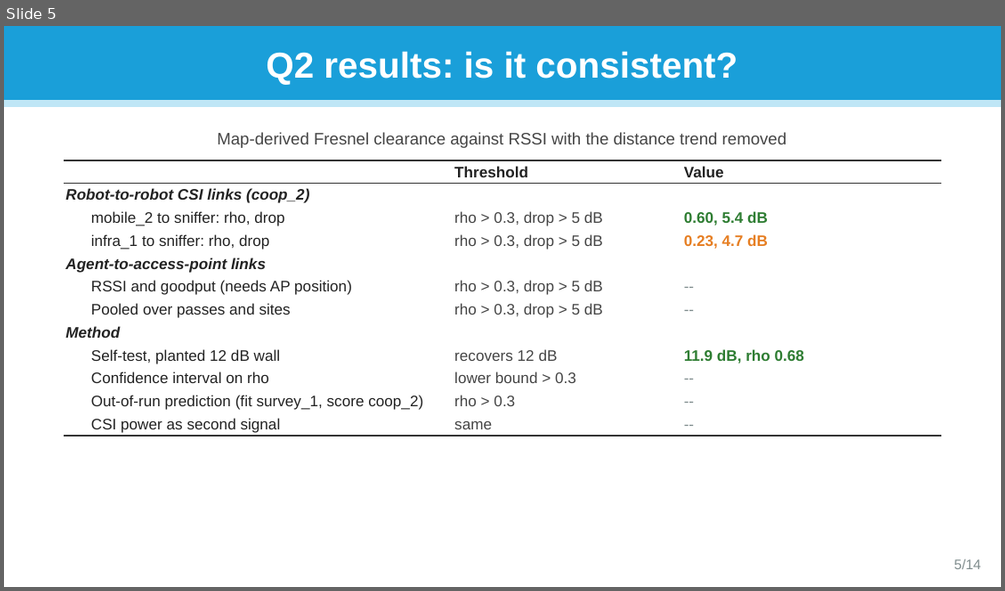
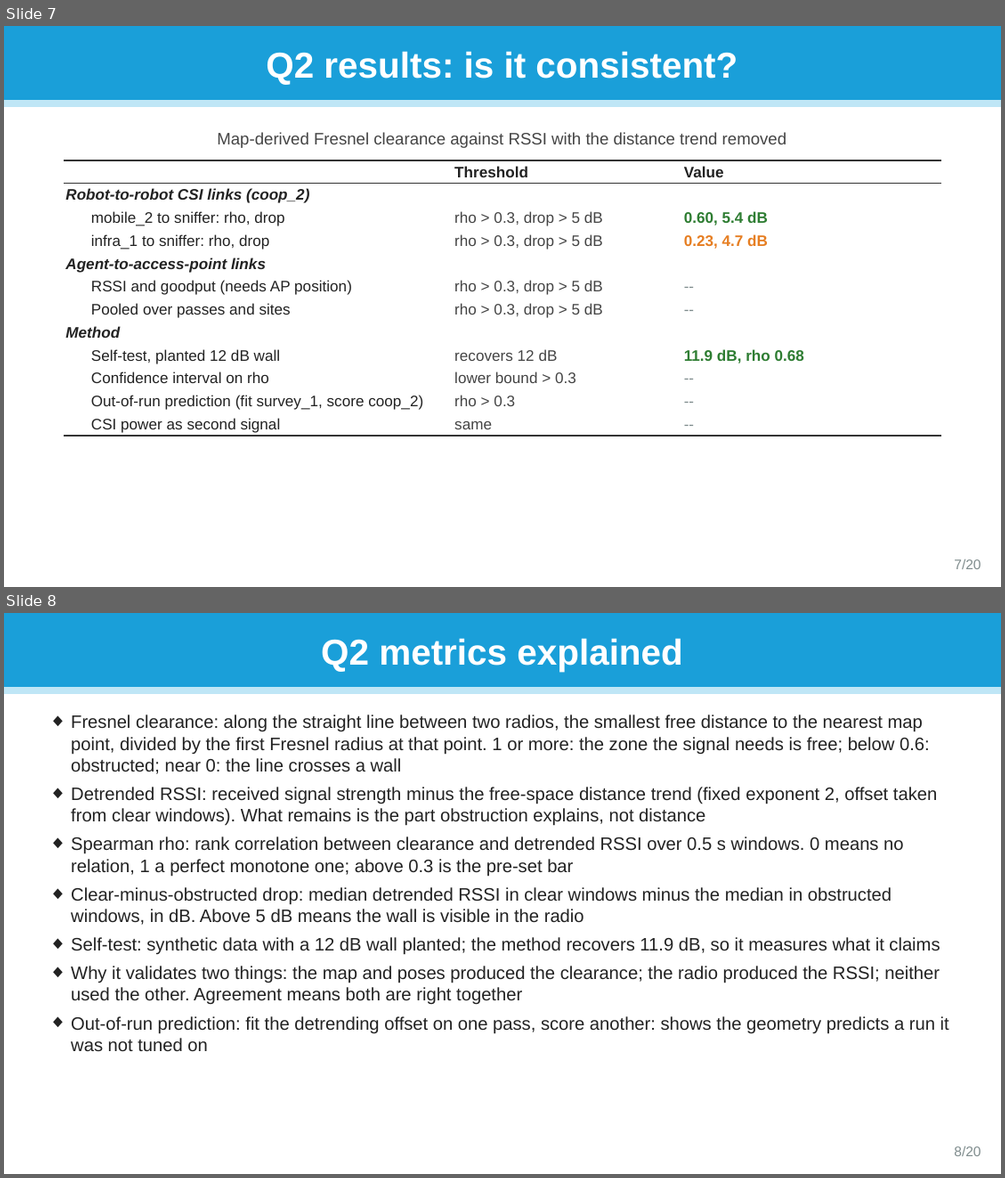
Before and after one commit to jorichee14/Others, a slide deck: scoop_testbed_paper/SCooP-iT_testbed_questions.pptx. Shown one above the other, each under a label of ours: slide 5 before the commit, slides 7 and 8 after it. The pictures are 1005x591 and 1005x1178 pixels, drawn with LibreOffice and Linux fonts; fonts in the diff are those of the drawing. Boxes give left, top, right and bottom in pixels: in the first picture for what was removed or moved away, otherwise in the second. Text is boxed around its words. In the diff, an @@ line names an element or a change of style, - is before the commit and + after.

```diff
--- a/scoop_testbed_paper/SCooP-iT_testbed_questions.pptx
+++ b/scoop_testbed_paper/SCooP-iT_testbed_questions.pptx
@@ slide 8 added at [4, 613, 1001, 1174], background #FFFFFF @@
@@ rectangle added at [4, 613, 1001, 688], fill #1A9FD9, outline #1A9FD9 1 pt @@
@@ text added at [321, 638, 682, 672], 26 pt, text #FFFFFF, bold @@
+Q2 metrics explained
@@ rectangle added at [4, 688, 1001, 694], fill #BFE6F6, outline #BFE6F6 1 pt @@
@@ text added at [71, 714, 949, 1051], 13 pt, text #222222 @@
+◆ Fresnel clearance: along the straight line between two radios, the smallest free distance to the nearest map point, divided by the first Fresnel radius at that point. 1 or more: the zone the signal needs is free; below 0.6: obstructed; near 0: the line crosses a wall
+◆ Detrended RSSI: received signal strength minus the free-space distance trend (fixed exponent 2, offset taken from clear windows). What remains is the part obstruction explains, not distance
+◆ Spearman rho: rank correlation between clearance and detrended RSSI over 0.5 s windows. 0 means no relation, 1 a perfect monotone one; above 0.3 is the pre-set bar
+◆ Clear-minus-obstructed drop: median detrended RSSI in clear windows minus the median in obstructed windows, in dB. Above 5 dB means the wall is visible in the radio
+◆ Self-test: synthetic data with a 12 dB wall planted; the method recovers 11.9 dB, so it measures what it claims
+◆ Why it validates two things: the map and poses produced the clearance; the radio produced the RSSI; neither used the other. Agreement means both are right together
+◆ Out-of-run prediction: fit the detrending offset on one pass, score another: shows the geometry predicts a run it was not tuned on
@@ text added at [954, 1146, 980, 1156], 10 pt, text #7F8C8D @@
+8/20
@@ what was slide 5 is now slide 7 @@
@@ slide 7 changed as well @@
@@ text at [954, 559, 980, 569]: text changed @@
-5/14
+7/20
```
Also in this commit, not shown: 13 other slides changed, 5 other slides added, 1 other file.
